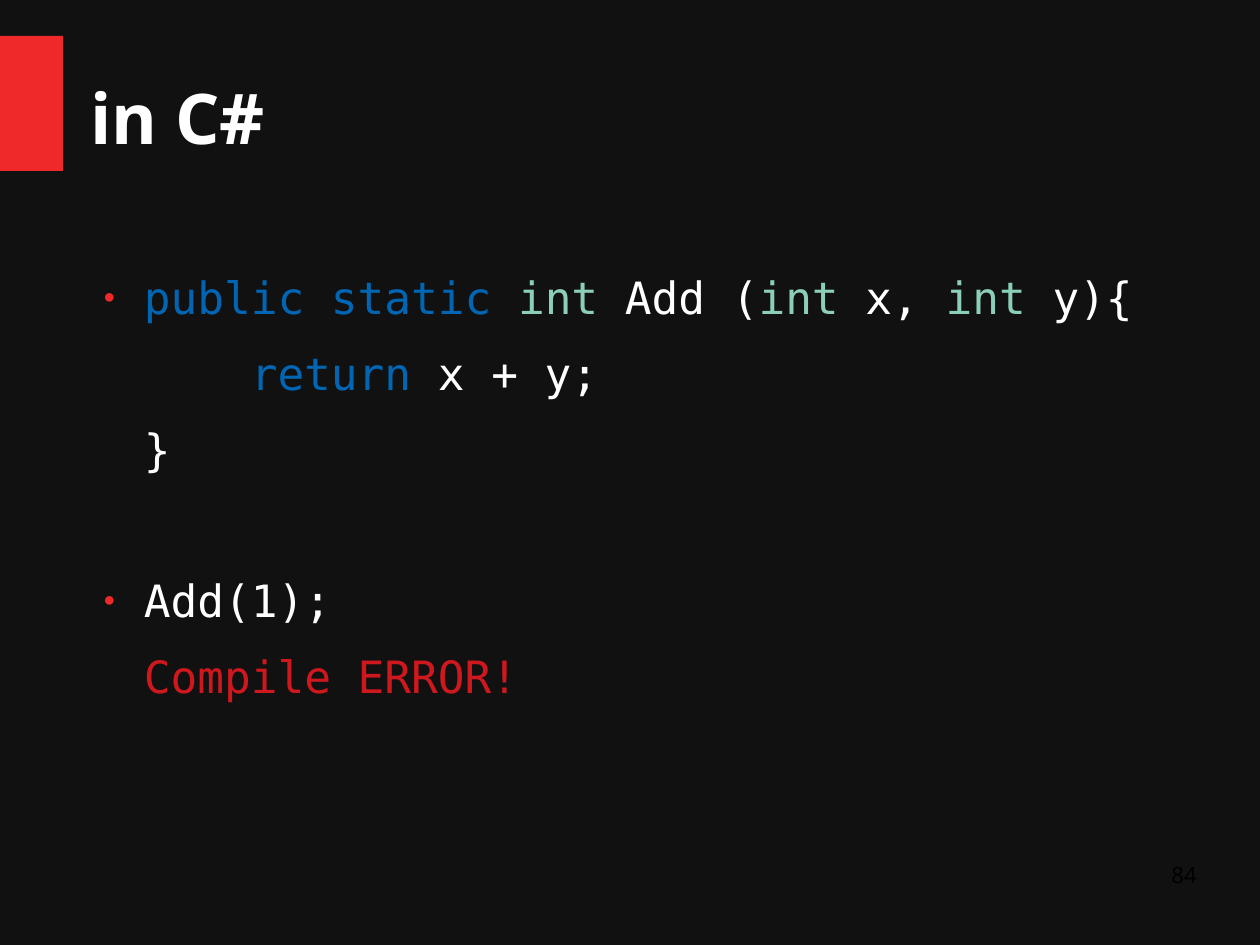
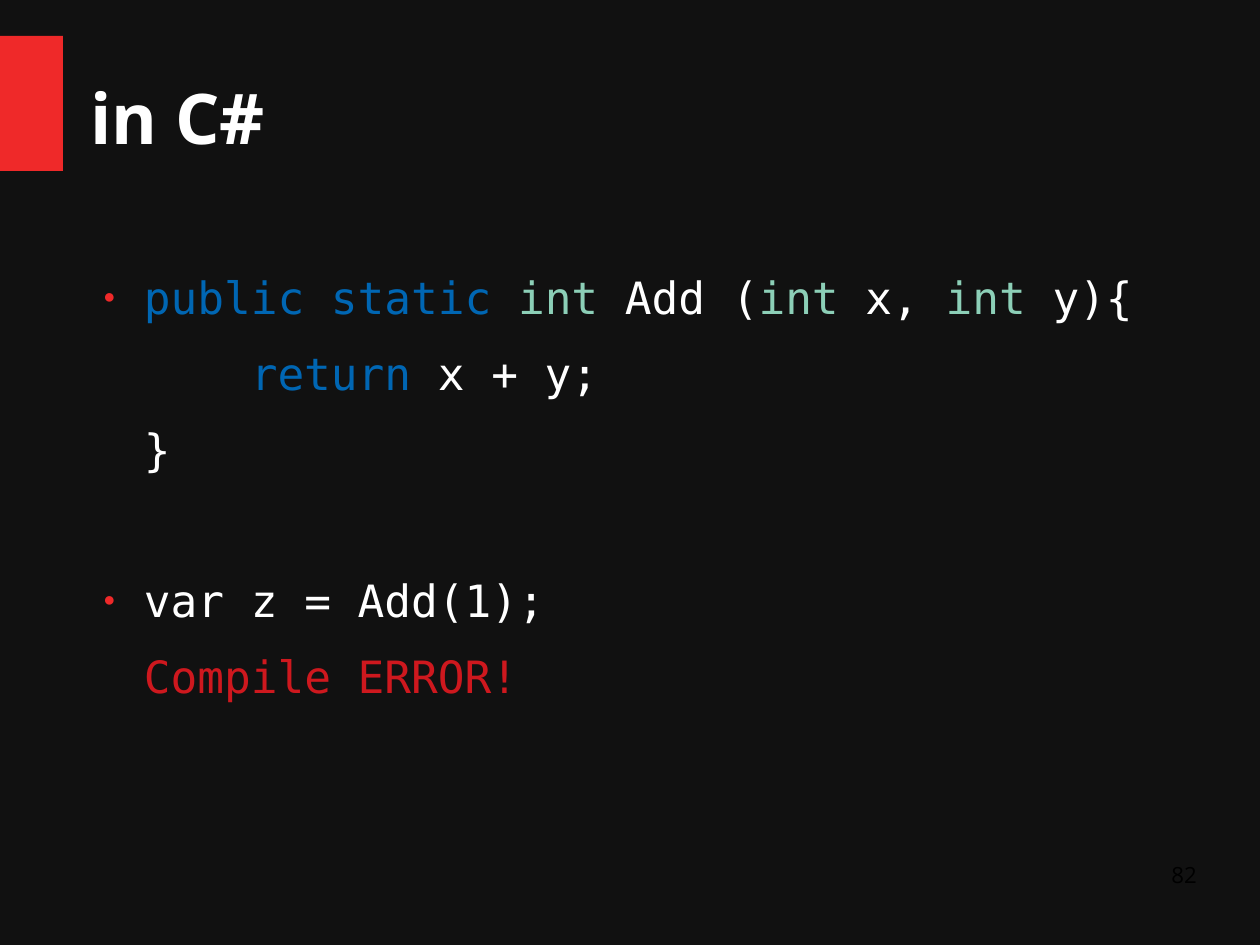
Before and after one commit to ChangHaiBin/FSharpPowerPoint, a slide deck: slide 82 of FSharp Talk Dark3.odp (slide 84 before the commit). Drawn at 1260x945 pixels with LibreOffice and Linux fonts; fonts in the diff are those of the drawing. Boxes give left, top, right and bottom in pixels: in the first picture for what was removed or moved away, otherwise in the second. Text is boxed around its words. In the diff, an @@ line names an element or a change of style, - is before the commit and + after.

```diff
--- a/FSharp Talk Dark3.odp
+++ b/FSharp Talk Dark3.odp
@@ text at <box>144,583,545,624</box>: text changed @@
-● Add(1);
+● var z = Add(1);
```
Also in this commit, not shown: 1 slide added, 2 slides removed.
